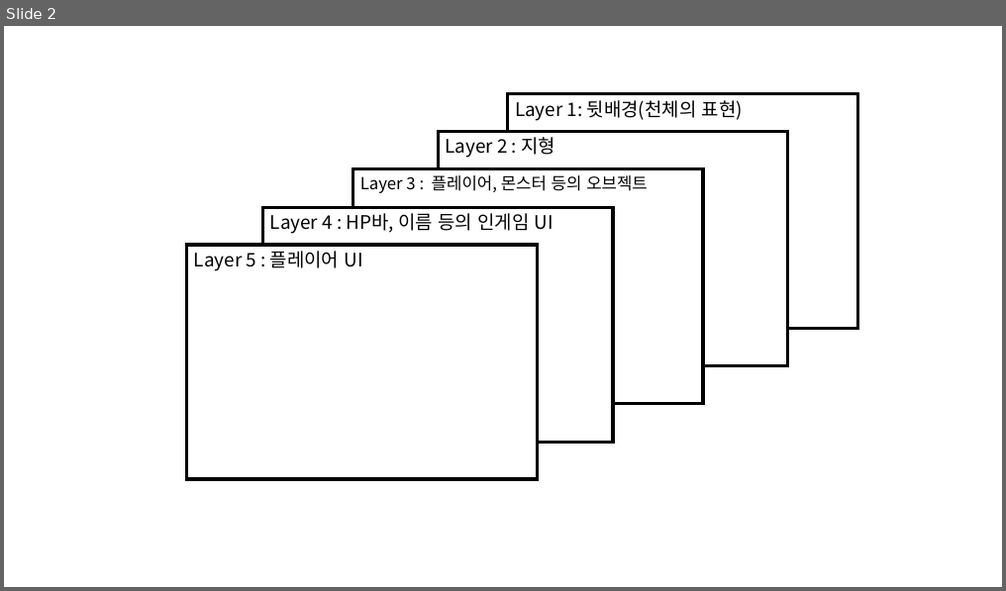
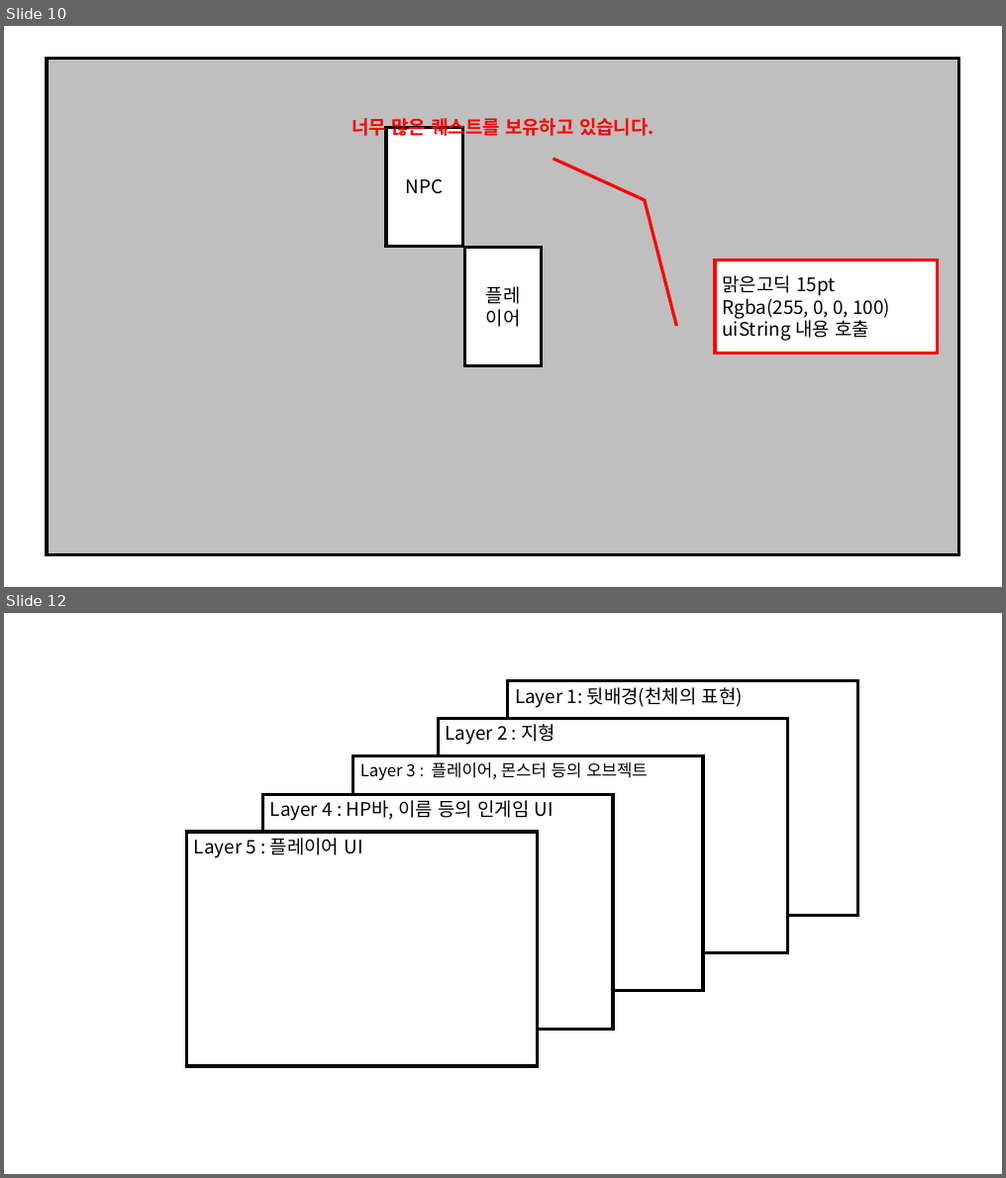
Before and after one commit to korleinster/gamebusdriver, a slide deck: plan/forwork.pptx. Shown one above the other, each under a label of ours: slide 2 before the commit, slides 10 and 12 after it; the slides between them are not shown. The pictures are 1006x591 and 1006x1178 pixels, drawn with LibreOffice and Linux fonts; fonts in the diff are those of the drawing. Boxes give left, top, right and bottom in pixels: in the first picture for what was removed or moved away, otherwise in the second. Text is boxed around its words. In the diff, an @@ line names an element or a change of style, - is before the commit and + after.

Commit message:
[신창섭]
1. 불필요파일 정리
2 게임설계2 발표 후 내용 정리(2장)
  - 기획서 내용 시각화
  - 내용 간소화
3. 게임 내 천체에 대한 설정 수정
  - 하늘 삭제
  - 클라, 서버단 클리퍼 내용 추가

```diff
--- a/plan/forwork.pptx
+++ b/plan/forwork.pptx
@@ slide 10 added at <box>4,26,1002,587</box>, background #FFFFFF @@
@@ rectangle added at <box>47,59,959,556</box>, fill #BFBFBF, outline #000000 3 pt @@
@@ text added at <box>351,115,654,140</box>, 18 pt, text #FF0000, bold @@
+너무 많은 퀘스트를 보유하고 있습니다.
@@ rectangle added at <box>386,127,463,246</box>, fill #FFFFFF, outline #000000 3 pt, 18 pt, text #000000 @@
+NPC
@@ rectangle added at <box>465,248,542,367</box>, fill #FFFFFF, outline #000000 3 pt, 18 pt, text #000000 @@
+플레
+이어
@@ border callout added at <box>715,260,937,353</box>, fill #FFFFFF, outline #FF0000 3 pt, 18 pt, text #000000 @@
+맑은고딕 15pt
+Rgba(255, 0, 0, 100)
+uiString 내용 호출
@@ what was slide 2 is now slide 12 @@
```
Also in this commit, not shown: 3 slides changed, 10 other slides added, 5 other files.
